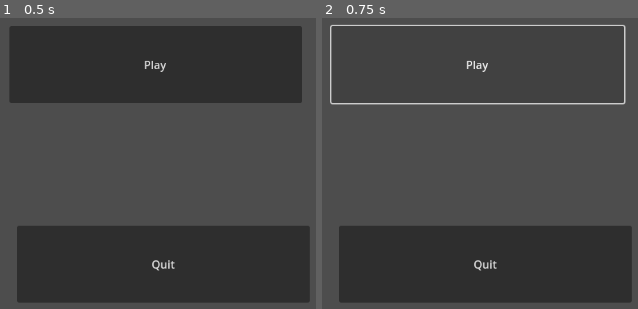
Above: before the commit, frames 1-2 (left to right).
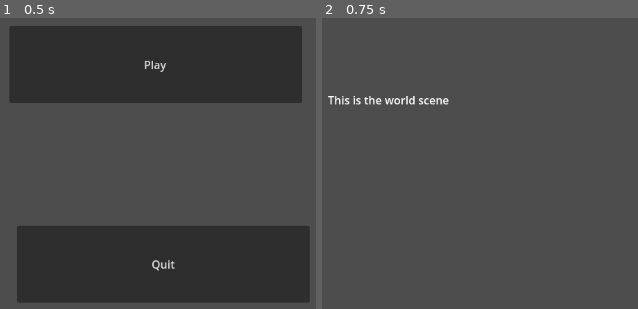
Above: after the commit, the same moments.

Repository: Mopcho/godot-game-sm
Game: Godot game, scene res://main-scene.tscn
Two runs of this game, one before a commit and one after it. Both use one fixed random seed, a clock stepped at 60 frames per second and the inputs below.
Inputs:
- Up to frame 1 (0.5 s): no input
- Up to frame 2 (0.75 s): click "Play" at 0.5 s

Frame 1 is identical in both runs. In frame 2, 26% of the frame differs, in the area x 1-99%, y 2-98%.

Commit message:
Add a play button functionality

Diff:
--- a/main-scene.gd
+++ b/main-scene.gd
@@ -3,3 +3,7 @@
 
 func _on_quit_button_pressed():
 	get_tree().quit()
+
+
+func _on_play_button_pressed():
+	get_tree().change_scene_to_file("res://world.tscn")
--- a/main-scene.tscn
+++ b/main-scene.tscn
@@ -19,4 +19,5 @@
 offset_bottom = 506.0
 text = "Quit"
 
+[connection signal="pressed" from="PlayButton" to="." method="_on_play_button_pressed"]
 [connection signal="pressed" from="QuitButton" to="." method="_on_quit_button_pressed"]
--- /dev/null
+++ b/world.tscn
@@ -0,0 +1,10 @@
+[gd_scene format=3 uid="uid://boc3fc3oyvcp4"]
+
+[node name="World" type="Node2D"]
+
+[node name="Label" type="Label" parent="."]
+offset_left = 382.0
+offset_top = 202.0
+offset_right = 878.0
+offset_bottom = 347.0
+text = "This is the world scene"
